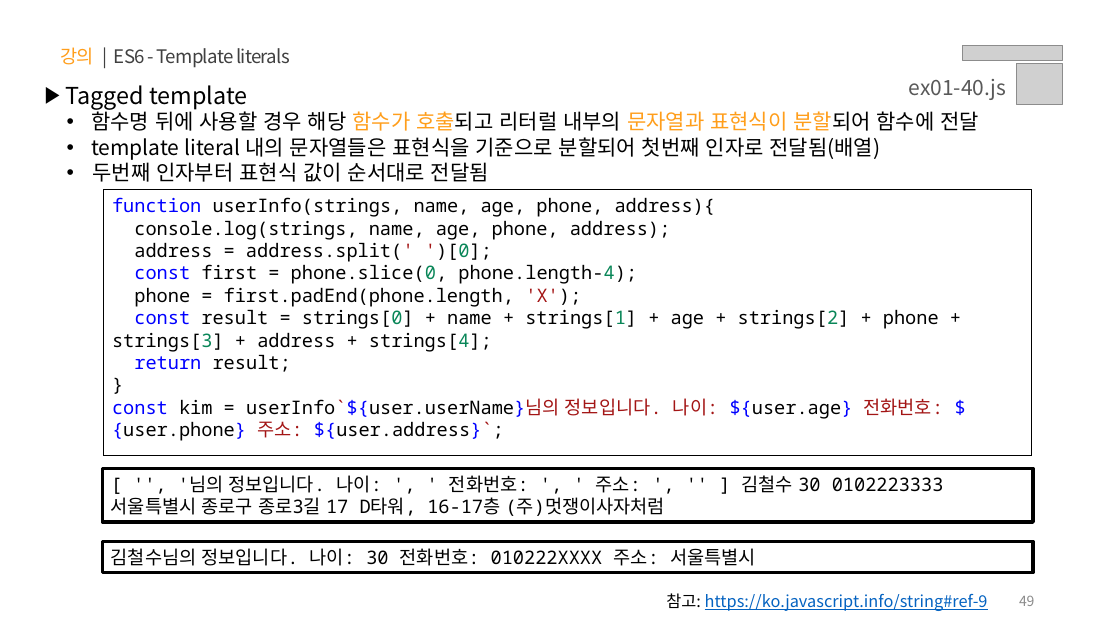
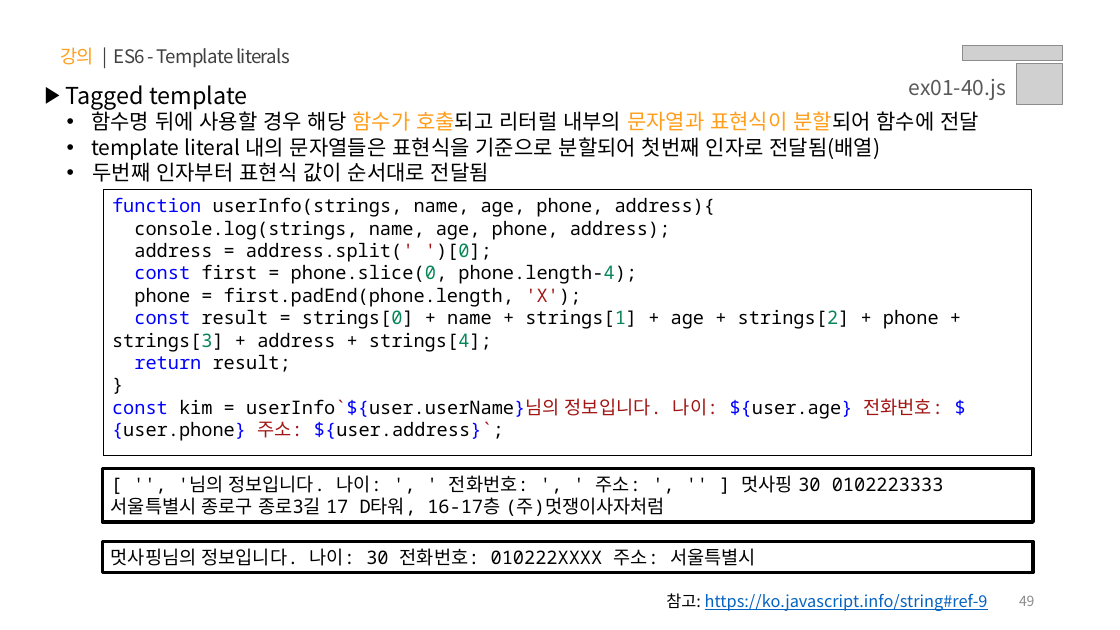
Before and after one commit to yebin-jeong/learn-js, a slide deck: slide 49 of PPT/01.자바스크립트 - 기초 문법.pptx. Drawn at 1120x630 pixels with LibreOffice and Linux fonts; fonts in the diff are those of the drawing; grey boxes stand for pictures. Boxes give left, top, right and bottom in pixels: in the first picture for what was removed or moved away, otherwise in the second. Text is boxed around its words. In the diff, an @@ line names an element or a change of style, - is before the commit and + after.

```diff
--- a/PPT/01.자바스크립트 - 기초 문법.pptx
+++ b/PPT/01.자바스크립트 - 기초 문법.pptx
@@ text in rectangle at <box>111,475,944,516</box>: text changed @@
-[ '', '님의 정보입니다. 나이: ', ' 전화번호: ', ' 주소: ', '' ] 김철수 30 0102223333 서울특별시 종로구 종로3길 17 D타워, 16-17층 (주)멋쟁이사자처럼
+[ '', '님의 정보입니다. 나이: ', ' 전화번호: ', ' 주소: ', '' ] 멋사핑 30 0102223333 서울특별시 종로구 종로3길 17 D타워, 16-17층 (주)멋쟁이사자처럼
@@ text in rectangle at <box>111,548,756,566</box>: text changed @@
-김철수님의 정보입니다. 나이: 30 전화번호: 010222XXXX 주소: 서울특별시
+멋사핑님의 정보입니다. 나이: 30 전화번호: 010222XXXX 주소: 서울특별시
```
Also in this commit, not shown: 6 other slides changed, 2 other files.
